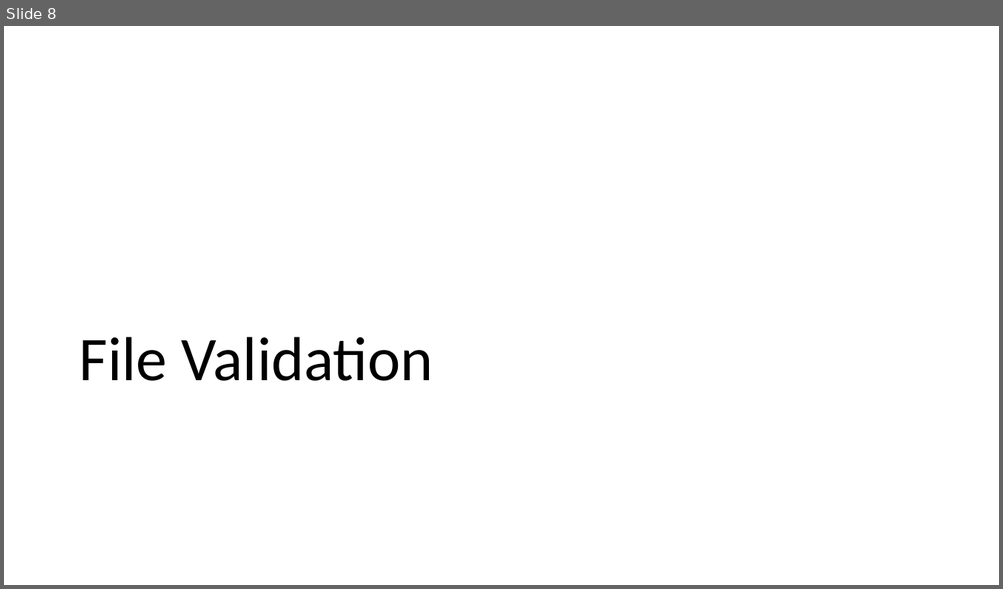
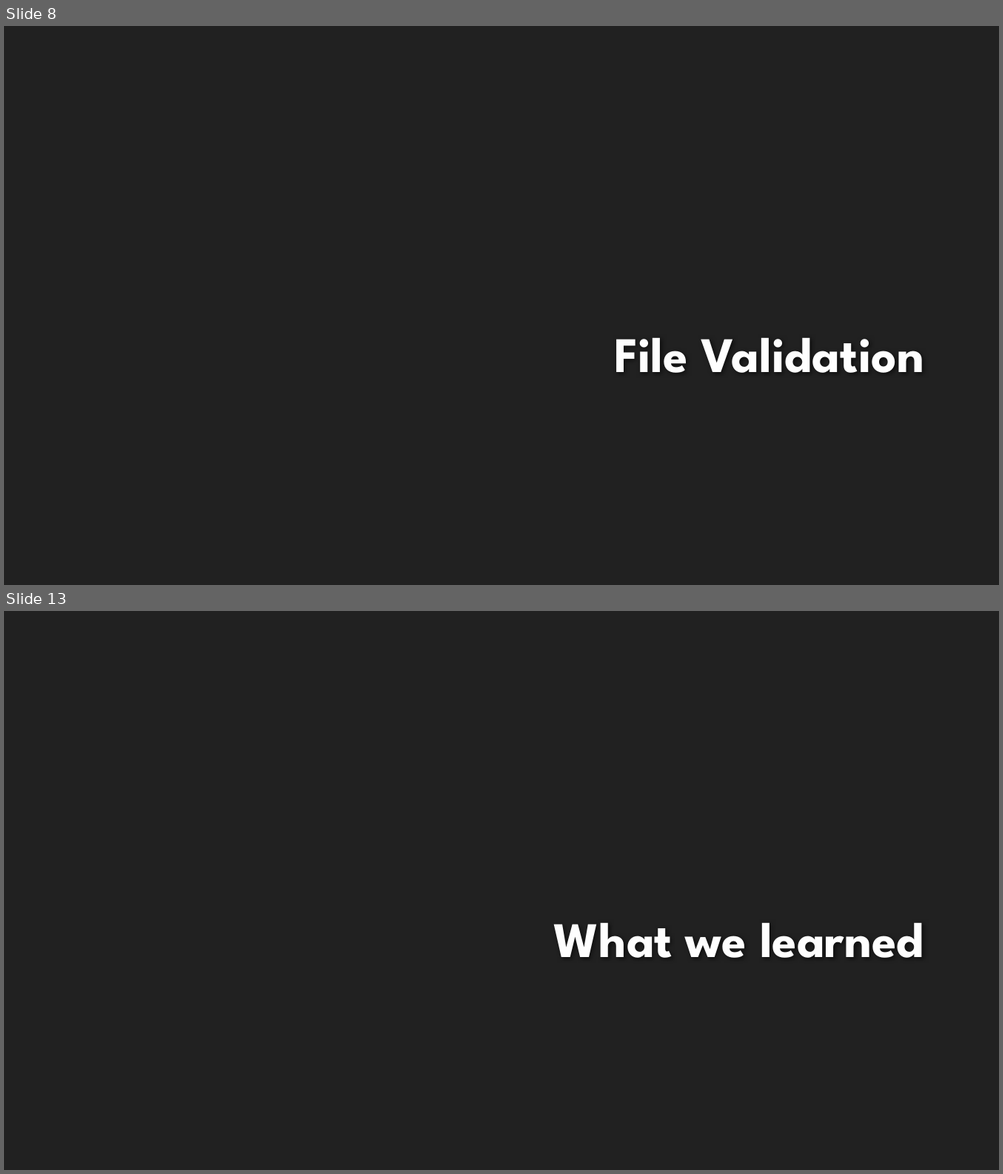
Before and after one commit to LittleDinoCake/CF-Project, a slide deck: Presentation.pptx. Shown one above the other, each under a label of ours: slide 8 before the commit, slides 8 and 13 after it; the slides between them are not shown. The pictures are 1003x589 and 1003x1174 pixels, drawn with LibreOffice and Linux fonts; fonts in the diff are those of the drawing; background and template pictures are left out. Boxes give left, top, right and bottom in pixels: in the first picture for what was removed or moved away, otherwise in the second. Text is boxed around its words. In the diff, an @@ line names an element or a change of style, - is before the commit and + after.

```diff
--- a/Presentation.pptx
+++ b/Presentation.pptx
@@ slide 13 added at (4, 611, 999, 1170), background #212121 @@
@@ title added at (554, 923, 924, 958), 48 pt, text #FEFEFE, bold @@
+What we learned
@@ slide 8 changed as well @@
@@ background #FFFFFF to #212121 @@
@@ title "File Validation": place and size @@
-title "File Validation" at (79, 337, 433, 381)
+title "File Validation" at (614, 338, 924, 373)
@@ title "File Validation" at (614, 338, 924, 373): size 60 to 48 pt, font Calibri to League Spartan, text colour #000000 to #FEFEFE, bold on; alignment left to right; line spacing 0.9 to 1 @@
```
Also in this commit, not shown: 7 other slides changed, 5 other slides added, 1 slide removed.
